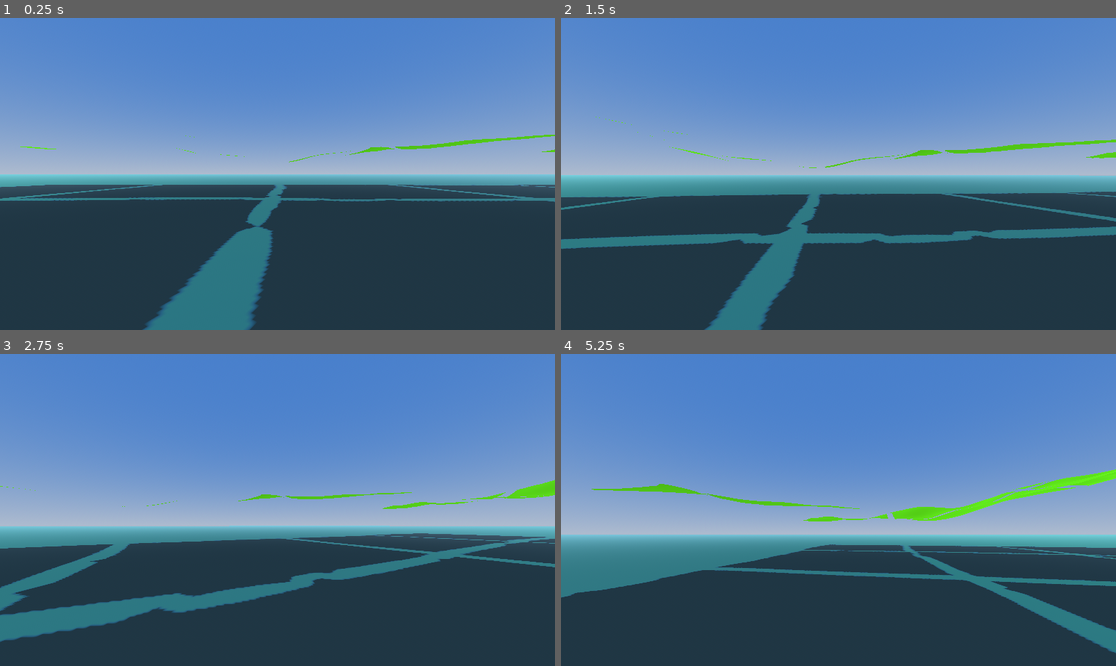
Above: before the commit, frames 1-4 (two rows, left to right).
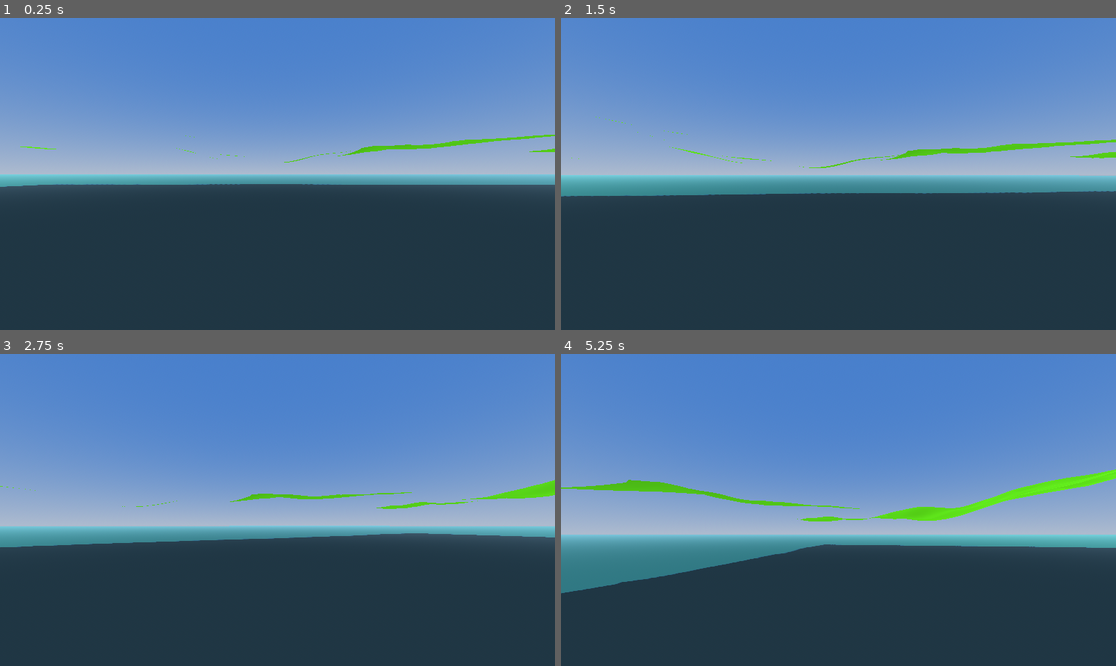
Above: after the commit, the same moments.

Repository: Caspianlake/SandboxGame
Game: Godot game, scene res://Scenes/root.tscn
The game is run twice, just before and just after one commit, with the same random seed, the same clock (stepped at 60 frames per second) and the same inputs.
Inputs (mouse positions are in pixels of both pictures, inside the frame that each line leads up to):
- Up to frame 1 (0.25 s): no input
- Up to frame 2 (1.5 s): tap Enter at 0.5 s; move the mouse to (866, 174) at 0.52 s; hold W (Forward) 0.53-1.28 s; hold \ (CameraLock) 0.53-1.28 s; tap Space (Jump) at 0.77 s; move the mouse to (727, 189) at 1.27 s; hold S (Backward) from 1.28 s (still down); tap \ (CameraLock) at 1.35 s
- Up to frame 3 (2.75 s): tap Space (Jump) at 1.52 s; move the mouse to (288, 503) at 2.02 s; release S (Backward) at 2.03 s; hold W (Forward) from 2.03 s (still down); hold \ (CameraLock) from 2.03 s (still down)
- Up to frame 4 (5.25 s): move the mouse to (810, 572) at 2.77 s; release \ (CameraLock) at 2.78 s; tap \ (CameraLock) at 2.85, 4.35 s; tap Space (Jump) at 3.02, 3.77, 4.52 s; move the mouse to (877, 513) at 3.52 s; hold \ (CameraLock) 3.53-4.28 s; move the mouse to (672, 463) at 4.27 s; release W (Forward) at 4.28 s; hold A (Left) 4.28-5.03 s; move the mouse to (844, 510) at 5.02 s; hold W (Forward) from 5.03 s (still down); hold \ (CameraLock) from 5.03 s (still down)

The runs differ from the first frame. In frame 1, 5.9% of the frame differs, in the area x 0-100%, y 38-100%; in frame 2, 6.4%, in the area x 0-100%, y 40-100%; in frame 3, 6.1%; in frame 4, 3.5%.

Commit message:
Update surface_nets.gd

Diff:
--- a/Scripts/Terrain/surface_nets.gd
+++ b/Scripts/Terrain/surface_nets.gd
@@ -20,7 +20,7 @@
 ## dims: Grid dimensions (should include padding for seamless chunks).
 ## iso_level: Surface threshold (default 0.0).
 ## skip_min_boundary: If true, skips cells at x=0, y=0, z=0 to avoid duplicate faces between chunks.
-static func generate_mesh(sdf_grid: PackedFloat32Array, dims: Vector3i, iso_level: float = 0.0, skip_min_boundary: bool = true) -> ArrayMesh:
+static func generate_mesh(sdf_grid: PackedFloat32Array, dims: Vector3i, iso_level: float = 0.0, skip_min_boundary: bool = false) -> ArrayMesh:
 	if dims.x < 2 or dims.y < 2 or dims.z < 2:
 		return null
 
@@ -179,15 +179,22 @@
 	var dz_stride = dims.y
 	var dx_stride = dims.y * dims.z
 
-	# Get the cell containing the position (clamped to allow central differences)
-	var x0 = clampi(int(floor(pos.x)), 1, dims.x - 3)
-	var y0 = clampi(int(floor(pos.y)), 1, dims.y - 3)
-	var z0 = clampi(int(floor(pos.z)), 1, dims.z - 3)
+	# Clamp position to valid range for central differences (need 1 cell margin on each side)
+	var clamped_pos = Vector3(
+		clampf(pos.x, 1.0, float(dims.x - 3)),
+		clampf(pos.y, 1.0, float(dims.y - 3)),
+		clampf(pos.z, 1.0, float(dims.z - 3))
+	)
+
+	# Get the cell containing the clamped position
+	var x0 = int(floor(clamped_pos.x))
+	var y0 = int(floor(clamped_pos.y))
+	var z0 = int(floor(clamped_pos.z))
 
 	# Fractional position within the cell [0, 1]
-	var fx = pos.x - float(x0)
-	var fy = pos.y - float(y0)
-	var fz = pos.z - float(z0)
+	var fx = clamped_pos.x - float(x0)
+	var fy = clamped_pos.y - float(y0)
+	var fz = clamped_pos.z - float(z0)
 
 	# Compute gradient at 8 corners using central differences
 	var gradients: Array[Vector3] = []
